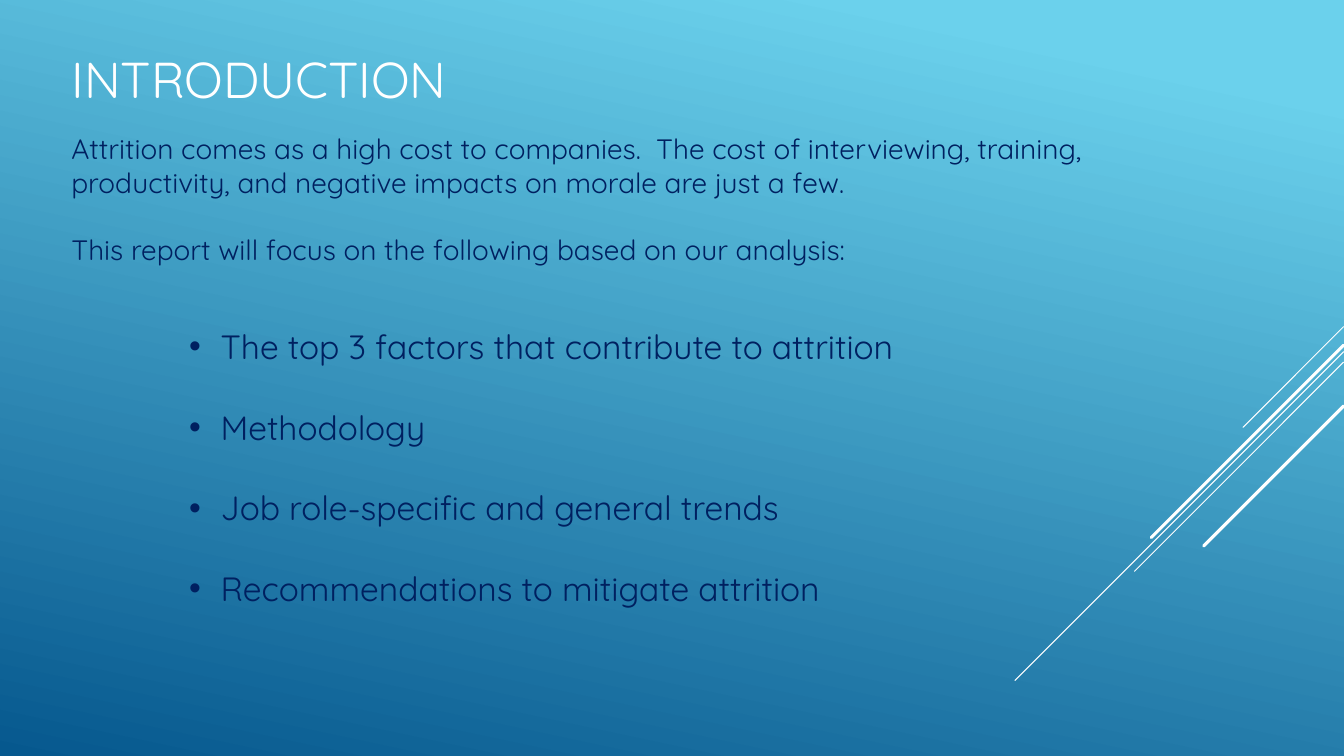
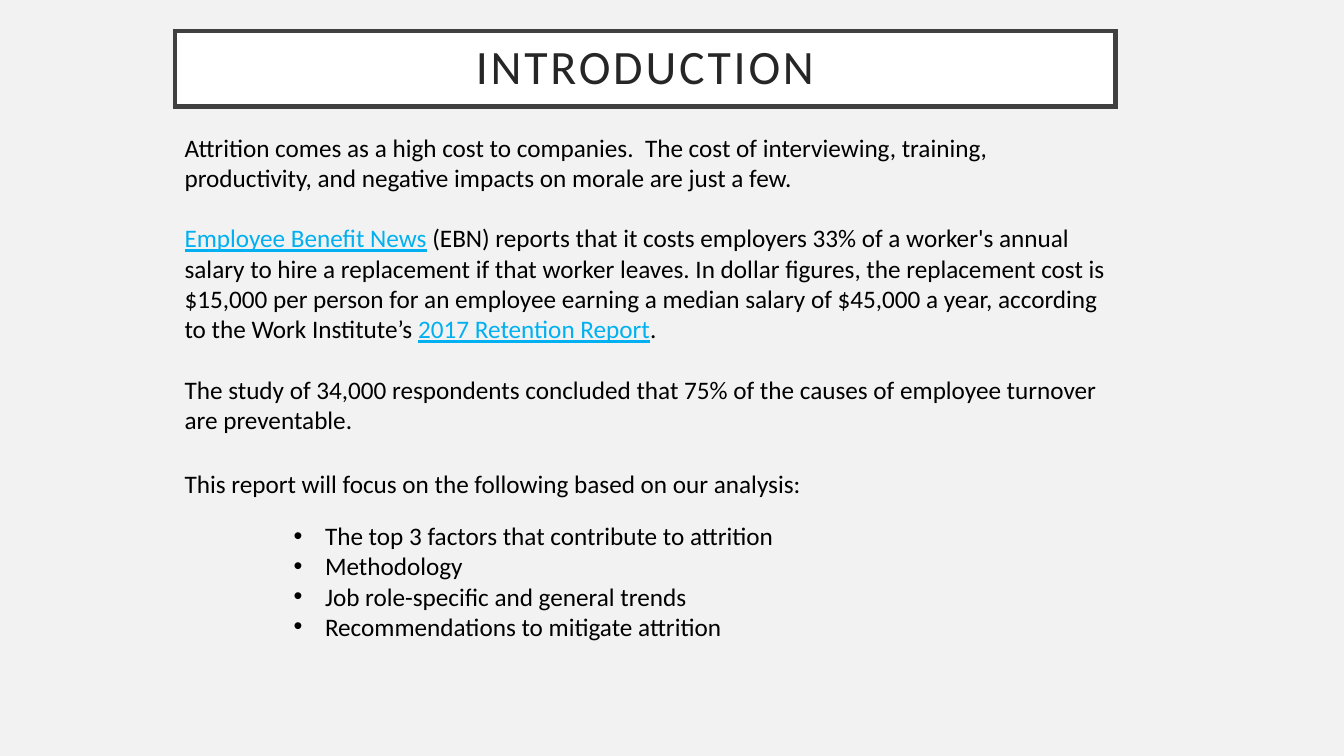
Before and after one commit to R-Chandna/MSDS6306_CaseStudy_2, a slide deck: slide 2 of Attrition_Case_Study_2_pptx_TAJAR_IP.pptx (slide 3 before the commit). Drawn at 1344x756 pixels with LibreOffice and Linux fonts; fonts in the diff are those of the drawing. Boxes give left, top, right and bottom in pixels: in the first picture for what was removed or moved away, otherwise in the second. Text is boxed around its words. In the diff, an @@ line names an element or a change of style, - is before the commit and + after.

```diff
--- a/Attrition_Case_Study_2_pptx_TAJAR_IP.pptx
+++ b/Attrition_Case_Study_2_pptx_TAJAR_IP.pptx
@@ background gradient #6ED2EB to #06588E to #F2F2F2 @@
@@ title "INTRODUCTION" resized from (x1=72, y1=62, x2=447, y2=99) to (x1=174, y1=31, x2=1115, y2=107) @@
@@ title "INTRODUCTION" at (x1=174, y1=31, x2=1115, y2=107): size 36 to 34.2 pt, font Quicksand to Calibri, text colour #FFFFFF to #262626, letter spacing 0 to 2 pt; alignment left to centre; line spacing 1 to 0.9; vertical alignment bottom to middle; fill none to #FFFFFF; outline none to #404040 3 pt @@
@@ text "Attrition comes as a high ..." moved from (x1=71, y1=138, x2=1081, y2=266) to (x1=185, y1=139, x2=1105, y2=498) @@
@@ text at (x1=185, y1=139, x2=987, y2=498): size 20 to 18 pt, font Quicksand to Calibri, text colour #002060 to #000000 in "Attrition comes as a high cost to ...", "This report will focus on the following ..." @@
@@ text at (x1=185, y1=228, x2=1105, y2=433): paragraphs added @@
+Employee Benefit News (EBN) reports that it costs employers 33% of a worker's annual salary to hire a replacement if that worker leaves. In dollar figures, the replacement cost is $15,000 per person for an employee earning a median salary of $45,000 a year, according to the Work Institute’s 2017 Retention Report.
+The study of 34,000 respondents concluded that 75% of the causes of employee turnover are preventable.
@@ group removed at (x1=1015, y1=327, x2=1344, y2=681): 5 lines @@
@@ text "The top 3 factors that ..." moved from (x1=221, y1=334, x2=893, y2=608) to (x1=325, y1=527, x2=773, y2=641) @@
@@ text "The top 3 factors that ..." at (x1=325, y1=527, x2=773, y2=641): size 24 to 18 pt, font Quicksand to Calibri, text colour #002060 to #000000 @@
```
Also in this commit, not shown: 14 other slides changed, 3 slides added, 3 slides removed.
